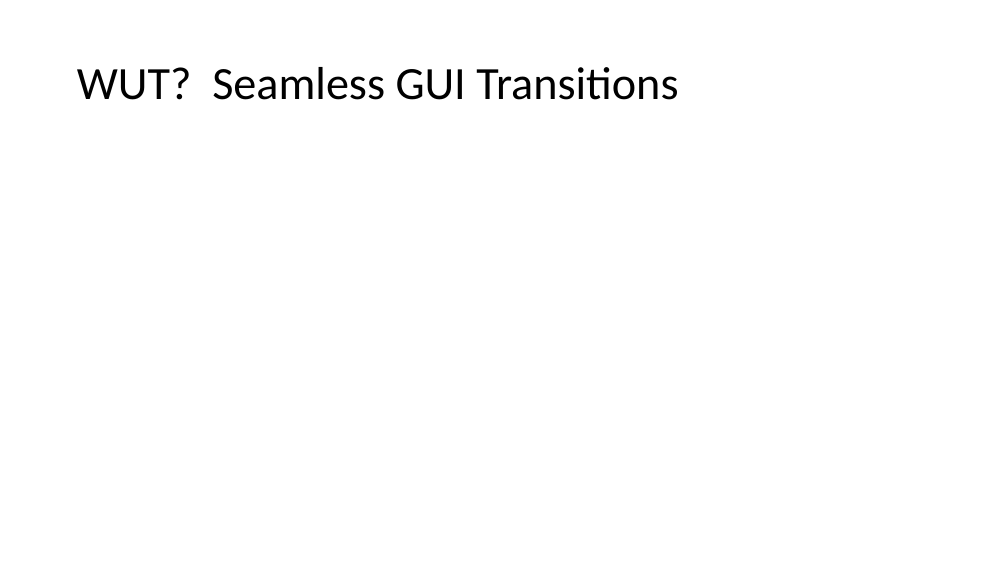
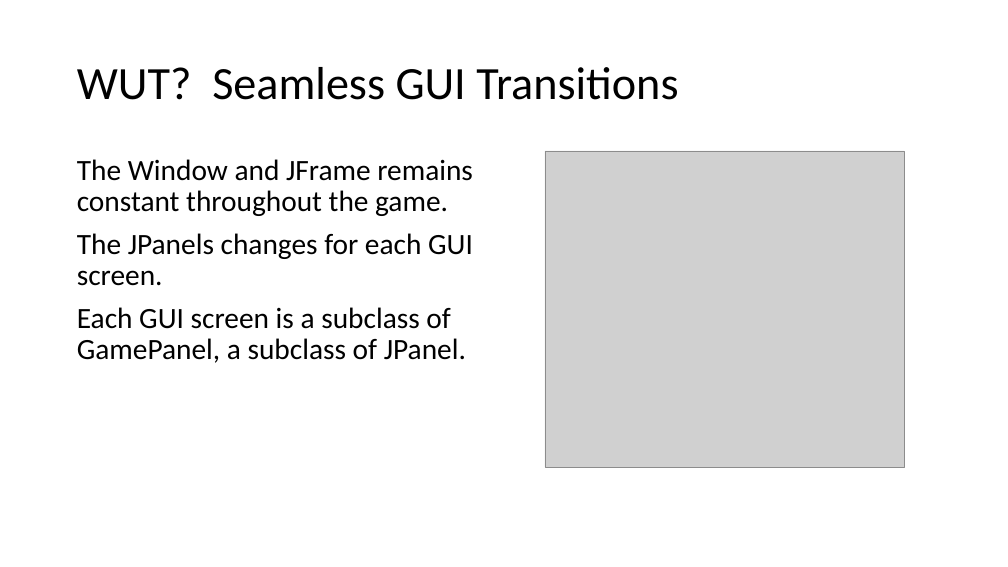
Before and after one commit to cwzero/Trivia, a slide deck: slide 6 of WUTDemo.pptx. Drawn at 1008x567 pixels with LibreOffice and Linux fonts; fonts in the diff are those of the drawing; grey boxes stand for pictures. Boxes give left, top, right and bottom in pixels: in the first picture for what was removed or moved away, otherwise in the second. Text is boxed around its words. In the diff, an @@ line names an element or a change of style, - is before the commit and + after.

```diff
--- a/WUTDemo.pptx
+++ b/WUTDemo.pptx
@@ text added at (77,159,473,363), 28 pt, text #000000 @@
+The Window and JFrame remains constant throughout the game.
+The JPanels changes for each GUI screen.
+Each GUI screen is a subclass of GamePanel, a subclass of JPanel.
@@ picture added at (545,151,904,467) @@
```
Also in this commit, not shown: 1 other slide changed, 2 slides added, 2 slides removed.
